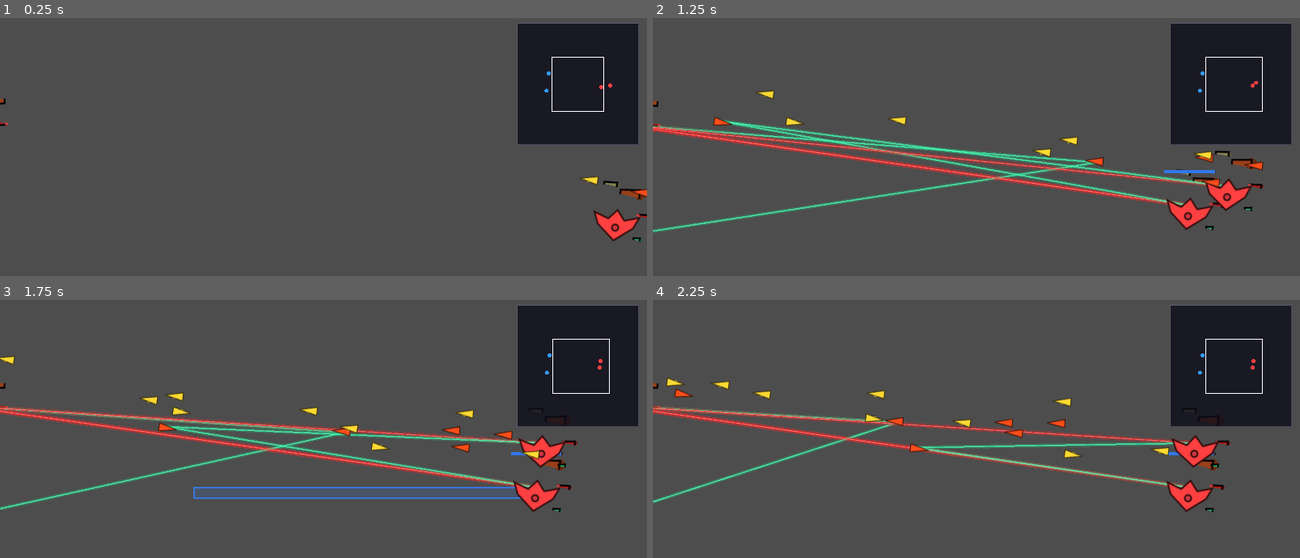
Above: before the commit, frames 1-4 (two rows, left to right).
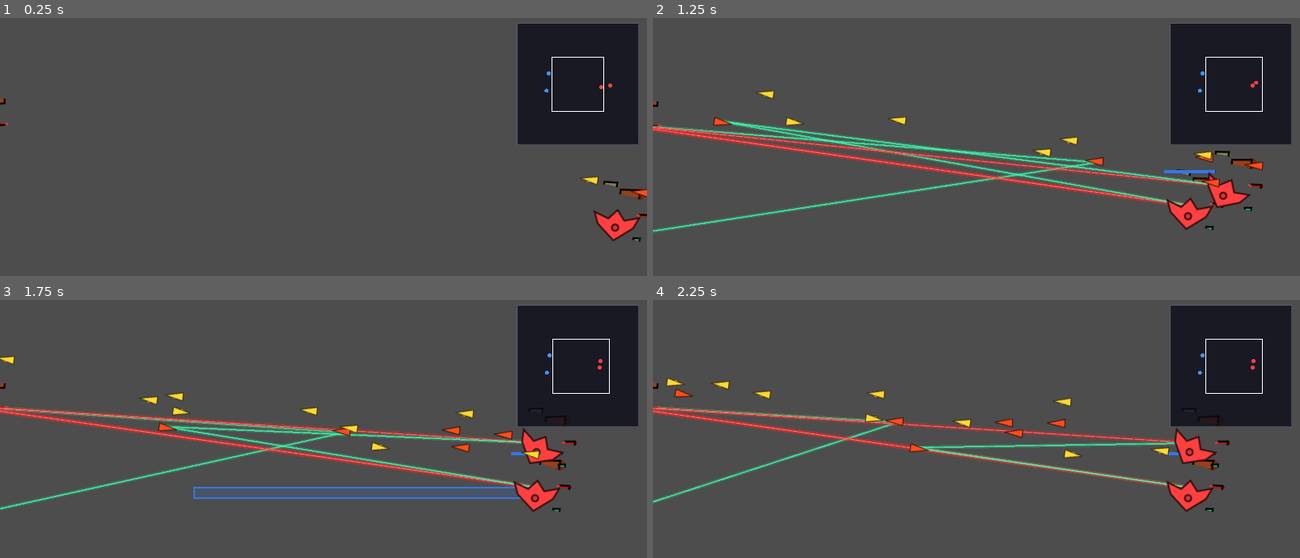
Above: after the commit, the same moments.

Repository: ZhanXuzhao/SpaceRTS
Game: Godot game, scene res://scenes/main.tscn
The game is run twice, just before and just after one commit, with the same random seed, the same clock (stepped at 60 frames per second) and the same inputs.
Inputs (mouse positions are in pixels of both pictures, inside the frame that each line leads up to):
- Up to frame 1 (0.25 s): no input
- Up to frame 2 (1.25 s): tap Enter at 0.5 s; move the mouse to (1118, 180) at 0.52 s; hold W from 0.53 s (still down); tap R at 0.6 s; click (1118, 180) at 0.67 s
- Up to frame 3 (1.75 s): release W at 1.25 s; drag from (194, 498) to (537, 488) at 1.27 s
- Up to frame 4 (2.25 s): move the mouse to (1041, 400) at 2.02 s; hold W from 2.03 s (still down); hold Shift from 2.03 s (still down)

Frame 1 is identical in both runs. In frame 2, 0.3% of the frame differs, in the area x 85-93%, y 59-75%; in frame 3, 0.4%; in frame 4, 0.4%, in the area x 80-88%, y 49-65%.

Commit message:
fix: 飞船朝向改为跟随移动方向，逻辑移到 _move_toward_target

Diff:
--- a/scripts/unit.gd
+++ b/scripts/unit.gd
@@ -141,18 +141,6 @@
 		for i in range(slot_count):
 			if _slot_weapons[i] != null:
 				_slot_angles[i] = _rotate_toward(_slot_angles[i], 0.0, 90.0 * delta)
-
-	# ---- 飞船朝向（旋转 Sprite2D，避免影响血条等子节点） ----
-	var facing_target: Vector2
-	if is_instance_valid(_current_target):
-		facing_target = _current_target.global_position
-	elif _is_moving:
-		facing_target = _target_position
-	else:
-		facing_target = Vector2.ZERO
-
-	if facing_target != Vector2.ZERO:
-		_sprite.rotation = (facing_target - global_position).angle()
 
 	# ---- 战斗 / 追击 ----
 	var max_range = _get_max_range()
@@ -341,6 +329,9 @@
 	var velocity = desired_velocity + separation * speed * 1.5
 	if velocity.length() > speed:
 		velocity = velocity.normalized() * speed
+
+	if velocity.length() > 0.0:
+		_sprite.rotation = velocity.angle()
 
 	global_position += velocity * delta
 
